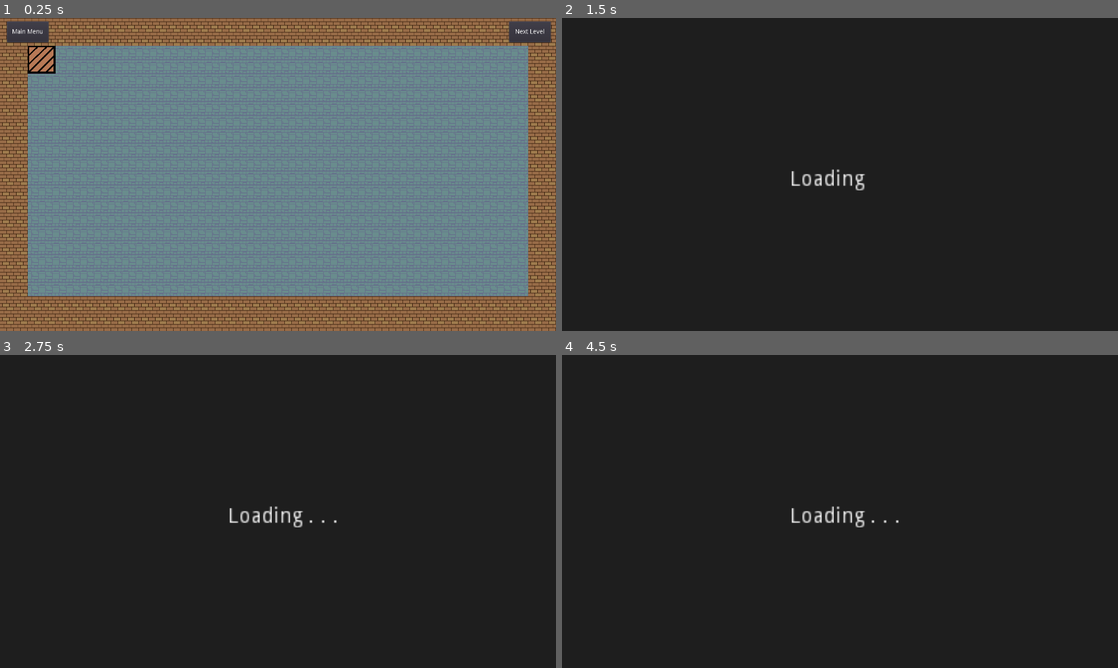
Above: before the commit, frames 1-4 (two rows, left to right).
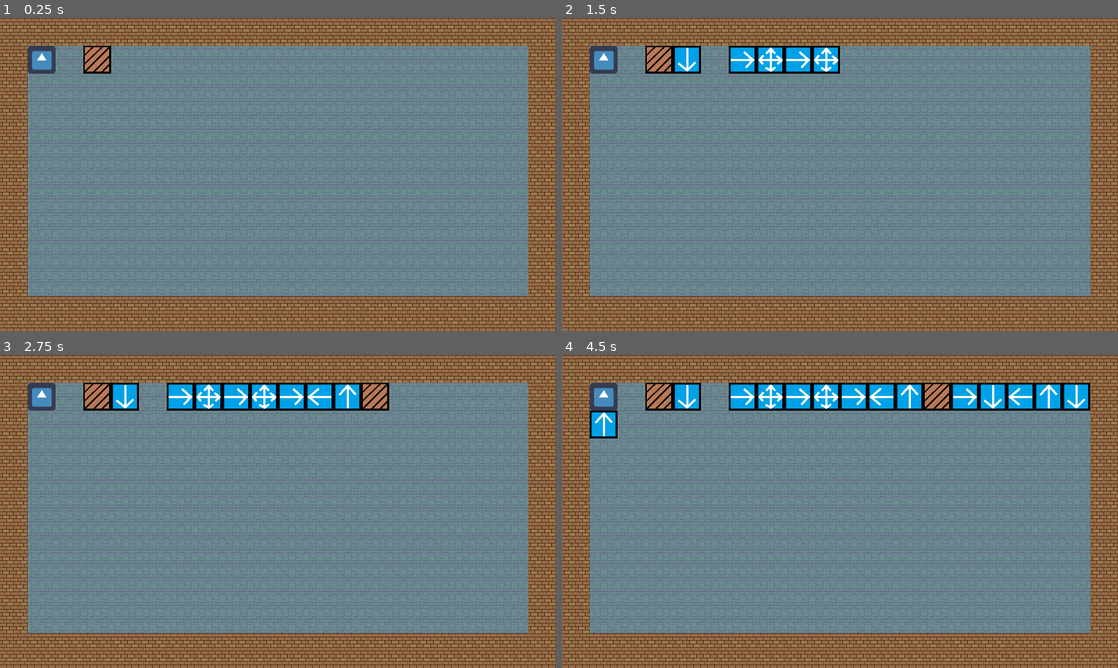
Above: after the commit, the same moments.

Repository: ryanstills/godot_test_game
Game: Godot game, scene res://scenes/Level.tscn
Same seed, same stepped clock (60 frames per second), same inputs: the game is played once before the commit and once after it. This scene is started directly instead of the project's main scene. The engine's default icon, where the game draws it, is replaced by a stand-in: a white triangle on a blue panel in a dark square.
Inputs (mouse positions are in pixels of both pictures, inside the frame that each line leads up to):
- Up to frame 1 (0.25 s): no input
- Up to frame 2 (1.5 s): click (1090, 30) at 0.5 s, where only the run before the commit has a clickable "Next Level"
- Up to frame 3 (2.75 s): no input
- Up to frame 4 (4.5 s): click (1090, 367) at 4.25 s, where only the run before the commit has a clickable "Next Level"

The runs differ from the first frame. In frame 1, 1.9% of the frame differs, in the area x 1-100%, y 0-18%; in frame 2, 100%, in the area x 0-100%, y 0-100%; in frame 3, 100%; in frame 4, 100%.

Commit message:
custom block generation added
Blocks can now be inited with a number that maps to a block type. Based on this block type the appropriate texture will be added.

Diff:
--- a/scenes/Block.gd
+++ b/scenes/Block.gd
@@ -1,11 +1,34 @@
 extends RigidBody2D
 
-var block_type = "Base"
+var block_type = ''
+export var block_movable_all = preload("res://assets/sprites/block_movable_all.png")
+export var block_movable_left = preload("res://assets/sprites/block_movable_left.png")
+export var block_movable_right = preload("res://assets/sprites/block_movable_right.png")
+export var block_movable_up = preload("res://assets/sprites/block_movable_up.png")
+export var block_movable_down = preload("res://assets/sprites/block_movable_down.png")
+export var block_unmovable = preload("res://assets/sprites/block_unmovable.png")
 
+var block_types = {
+	1: "movable_all",
+	2: "movable_left",
+	3: "movable_right",
+	4: "movable_up",
+	5: "movable_down",
+	6: "unmovable"
+}
+
+var block_textures = {
+	"movable_all": block_movable_all,
+	"movable_left": block_movable_left,
+	"movable_right": block_movable_right,
+	"movable_up": block_movable_up,
+	"movable_down": block_movable_down,
+	"unmovable": block_unmovable
+}
 # Called when the node enters the scene tree for the first time.
 func _ready():
-	pass # Replace with function body.
+	pass
 
-# Called every frame. 'delta' is the elapsed time since the previous frame.
-#func _process(delta):
-#	pass
+func init(type):
+	block_type = block_types[type]
+	$BlockSprite.set_texture(block_textures[block_type])
--- a/scenes/Block.tscn
+++ b/scenes/Block.tscn
@@ -1,7 +1,7 @@
 [gd_scene load_steps=4 format=2]
 
 [ext_resource path="res://scenes/Block.gd" type="Script" id=1]
-[ext_resource path="res://assets/sprites/placerholder_block.png" type="Texture" id=2]
+[ext_resource path="res://assets/sprites/block_unmovable.png" type="Texture" id=2]
 
 [sub_resource type="RectangleShape2D" id=1]
 extents = Vector2( 31.7793, 31.5495 )
--- a/scripts/Level.gd
+++ b/scripts/Level.gd
@@ -11,7 +11,6 @@
 	game_state.current_level = game_state.current_level + 1
 	game_state.level_history.push_front(game_state.current_level)
 	print("Current Level: " + str(game_state.current_level))
-
 	level_setup(game_state.current_level)
 
 # Called every frame. 'delta' is the elapsed time since the previous frame.
@@ -35,6 +34,11 @@
 # y axis sections 9
 func level_setup(level):
 
+	$MainMenuButton.disabled = true
+	$NextLevelButton.disabled = true
+	$MainMenuButton.hide()
+	$NextLevelButton.hide()
+
 	game_state.random_generator.randomize()
 	var sample_map = []
 	var sleep_timer = Timer.new()
@@ -43,15 +47,18 @@
 	sleep_timer.start()
 
 	for i in range(18 * 9):
-		sample_map.append(game_state.random_generator.randi_range(0,1))
+		sample_map.append(game_state.random_generator.randi_range(0,6))
 	var x_count = 1
 	var y_count = 1
 
 	for i in sample_map:
 		if i != 0:
 			var block = Block.instance()
+			block.init(i)
 			add_child(block)
 			block.position = Vector2((x_count * game_state.block_size) + 32, (y_count * game_state.block_size) + 32)
+			print(block.position)
+			print(block.block_type)
 			yield(sleep_timer, "timeout")
 		x_count += 1
 		if x_count > 18:
@@ -59,3 +66,8 @@
 			x_count = 1
 	sleep_timer.stop()
 	sleep_timer.queue_free()
+
+	$MainMenuButton.disabled = false
+	$NextLevelButton.disabled = false
+	$MainMenuButton.show()
+	$NextLevelButton.show()
Binary file added: assets/sprites/block_movable_all.png
Not shown, changed: assets/sprites/block_movable_all.png.import
Binary file added: assets/sprites/block_movable_down.png
Not shown, added: assets/sprites/block_movable_down.png.import
Binary file added: assets/sprites/block_movable_left.png
Not shown, added: assets/sprites/block_movable_left.png.import
Binary file added: assets/sprites/block_movable_right.png
Not shown, added: assets/sprites/block_movable_right.png.import
Binary file added: assets/sprites/block_movable_up.png
Not shown, added: assets/sprites/block_movable_up.png.import
Renamed: assets/sprites/placerholder_block.png -> assets/sprites/block_unmovable.png
Not shown, added: assets/sprites/block_unmovable.png.import
